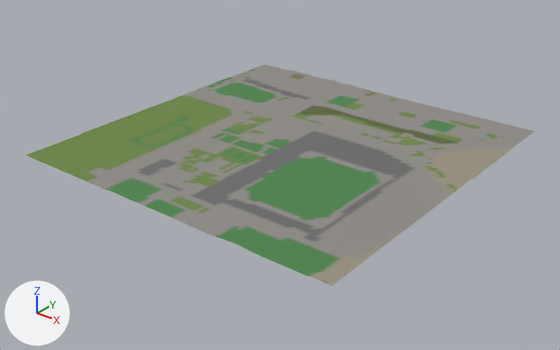
Renders of the glTF model gibraltar/data/build/tiles/T_E1_N6/terrain.glb from each side of a commit.
One viewpoint serves both versions: a camera (50 mm lens) standing at (857.0, -527.0, 431.0) and looking at (253.0, 228.0, -37.0). Lighting does not change. The marker at lower left points along +X, +Y and +Z. The first picture is the older version.

Names of what the first picture shows: 'T_E1_N6_terrain'.
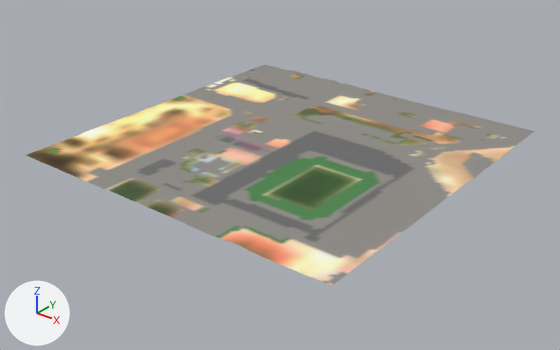
Pixel boxes (x1, y1, x2, y2) of what changed, in the pictures (560 x 350 px):
part 1 of me_t_e1_n6_terrain, recoloured (green to beige): (26, 74, 515, 286) in both

Patch to the scene script:
```diff
--- a/gibraltar/data/build/tiles/T_E1_N6/terrain.glb.py
+++ b/gibraltar/data/build/tiles/T_E1_N6/terrain.glb.py
@@ me_t_e1_n6_terrain @@
 me_t_e1_n6_terrain.from_pydata(...)  # 10201 vertices, 20000 faces; spans x 0.0..500.0, y 0.0..500.0, z 1.0..6.0
 # used by ob_t_e1_n6_terrain; location = (0.0, 0.0, 0.0)
+# me_t_e1_n6_terrain part 1: 7931 faces centred in x 2.0..498.0, y 2.0..498.0, z 2.0..5.0 are repainted in the vertex colours, in many colours
 me_t_e1_n6_terrain.materials.append(mat_m_terrain)
```
